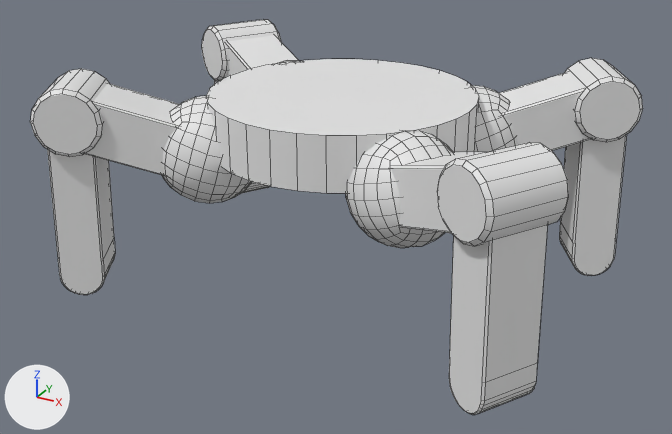
What one commit did to the FBX model Drone Strikers/Assets/Models/Drone/Movement/Movement-QuadLegs.fbx.
Rendered twice from a 50 mm camera at (1.59, -2.94, 1.71) aimed at (0.01, -0.07, 0.27). The lights are fixed; the arrows at lower left show +X, +Y and +Z. Mesh edges are drawn as thin lines. Where no turn or scale is listed for an object, it has been applied to the vertices.

The first picture shows 'Movement-QuadLegs'.
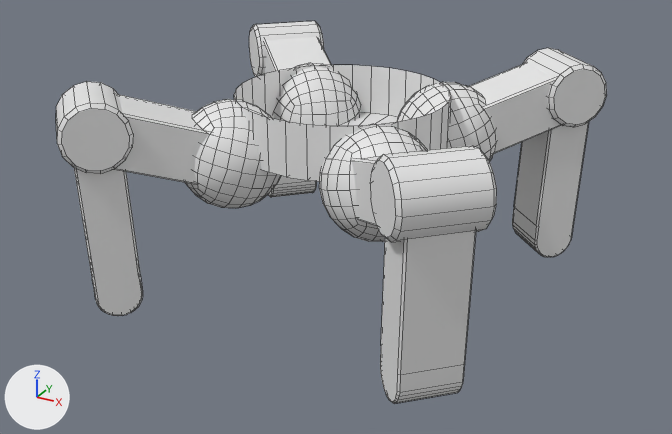
Where the change shows, as pixel boxes [x1, y1, x2, y2] in the pictures (672 x 434 px; the box of a moved part takes in the faces that stretch with it):
'Movement-QuadLegs', reshaped (10% narrower)
    before: [30, 20, 643, 415]
    after: [56, 21, 607, 404]
part 1 of me_movement_quadlegs, moved or reshaped
    before: [449, 224, 548, 415]
    after: [380, 231, 476, 404]
part 2 of me_movement_quadlegs, moved or reshaped
    before: [559, 135, 626, 276]
    after: [512, 122, 589, 257]
part 3 of me_movement_quadlegs, moved or reshaped
    before: [47, 149, 115, 295]
    after: [74, 168, 143, 316]
part 4 of me_movement_quadlegs, moved or reshaped
    before: [214, 80, 270, 194]
    after: [268, 176, 316, 197]
part 5 of me_movement_quadlegs, moved or reshaped
    before: [202, 20, 281, 81]
    after: [370, 146, 497, 242]
part 6 of me_movement_quadlegs, moved or reshaped
    before: [30, 69, 110, 157]
    after: [522, 48, 607, 127]
part 7 of me_movement_quadlegs, moved or reshaped
    before: [565, 58, 643, 142]
    after: [56, 82, 133, 174]
part 8 of me_movement_quadlegs, moved or reshaped
    before: [437, 143, 568, 246]
    after: [249, 21, 324, 77]
part 9 of me_movement_quadlegs, moved or reshaped
    before: [391, 152, 485, 233]
    after: [351, 156, 381, 226]
part 10 of me_movement_quadlegs, moved or reshaped
    before: [499, 72, 591, 151]
    after: [468, 63, 562, 154]
part 11 of me_movement_quadlegs, moved or reshaped
    before: [85, 83, 179, 176]
    after: [115, 95, 210, 184]
part 12 of me_movement_quadlegs, moved or reshaped
    before: [226, 35, 299, 77]
    after: [264, 37, 331, 74]
part 13 of me_movement_quadlegs, moved or reshaped
    before: [162, 59, 517, 248]
    after: [185, 63, 497, 241]

The edits, one by one:
me_movement_quadlegs is used by ob_movement_quadlegs; location (0.0, 0.0, 0.0).
me_movement_quadlegs had 1625 vertices, 1465 faces and spanned x -0.99..0.99, y -0.72..0.72, z 0.0..0.82.
me_movement_quadlegs now has 1625 vertices, 1464 faces and spans x -0.82..0.82, y -0.82..0.82, z 0.0..0.82.
me_movement_quadlegs part 1: the loose piece of 92 vertices spanning x 0.69..0.96, y -0.68..-0.4, z 0.0..0.7 is multiplied about its middle by the matrix ((0.964, 0.26, 0.051), (-0.257, 0.965, -0.051), (-0.062, 0.036, 0.997)), then moved by (-0.19, -0.08, 0.0).
me_movement_quadlegs part 2: the loose piece of 92 vertices spanning x 0.69..0.96, y 0.4..0.68, z 0.0..0.7 is multiplied about its middle by the matrix ((0.964, -0.26, 0.051), (0.257, 0.965, 0.051), (-0.062, -0.036, 0.997)), then moved by (-0.19, 0.08, 0.0).
me_movement_quadlegs part 3: the loose piece of 92 vertices spanning x -0.96..-0.69, y -0.68..-0.4, z 0.0..0.7 is multiplied about its middle by the matrix ((0.964, -0.26, -0.051), (0.257, 0.965, -0.051), (0.062, 0.036, 0.997)), then moved by (0.19, -0.08, 0.0).
me_movement_quadlegs part 4: the loose piece of 92 vertices spanning x -0.96..-0.69, y 0.4..0.68, z 0.0..0.7 is multiplied about its middle by the matrix ((0.964, 0.26, -0.051), (-0.257, 0.965, 0.051), (0.062, -0.036, 0.997)), then moved by (0.19, 0.08, 0.0).
me_movement_quadlegs part 5: the loose piece of 64 vertices spanning x -0.99..-0.64, y 0.35..0.72, z 0.57..0.82 is turned 165.1 degrees about the z axis through its middle, then moved by (1.45, -1.18, 0.0).
me_movement_quadlegs part 6: the loose piece of 64 vertices spanning x -0.99..-0.64, y -0.72..-0.35, z 0.57..0.82 is turned -165.1 degrees about the z axis through its middle, then moved by (1.45, 1.18, 0.0).
me_movement_quadlegs part 7: the loose piece of 64 vertices spanning x 0.64..0.99, y 0.35..0.72, z 0.57..0.82 is turned -165.1 degrees about the z axis through its middle, then moved by (-1.45, -1.18, 0.0).
me_movement_quadlegs part 8: the loose piece of 64 vertices spanning x 0.64..0.99, y -0.72..-0.35, z 0.57..0.82 is turned 165.1 degrees about the z axis through its middle, then moved by (-1.45, 1.18, 0.0).
me_movement_quadlegs part 9: the loose piece of 16 vertices spanning x 0.31..0.9, y -0.66..-0.18, z 0.45..0.8 is turned -15 degrees about the z axis through its middle, then moved by (-0.14, -0.05, 0.0).
me_movement_quadlegs part 10: the loose piece of 16 vertices spanning x 0.31..0.9, y 0.18..0.66, z 0.45..0.8 is turned 15 degrees about the z axis through its middle, then moved by (-0.14, 0.05, 0.0).
me_movement_quadlegs part 11: the loose piece of 16 vertices spanning x -0.9..-0.31, y -0.66..-0.18, z 0.45..0.8 is turned 15 degrees about the z axis through its middle, then moved by (0.14, -0.05, 0.0).
me_movement_quadlegs part 12: the loose piece of 16 vertices spanning x -0.9..-0.31, y 0.18..0.66, z 0.45..0.8 is turned -15 degrees about the z axis through its middle, then moved by (0.14, 0.05, 0.0).
me_movement_quadlegs part 13: 4 vertices moved within x -0.37..0.37, y -0.44..0.44, z 0.42; 932 vertices removed from x -0.6..0.6, y -0.5..0.5, z 0.35..0.75; 932 vertices added at x -0.5..0.5, y -0.5..0.5, z 0.35..0.75.
